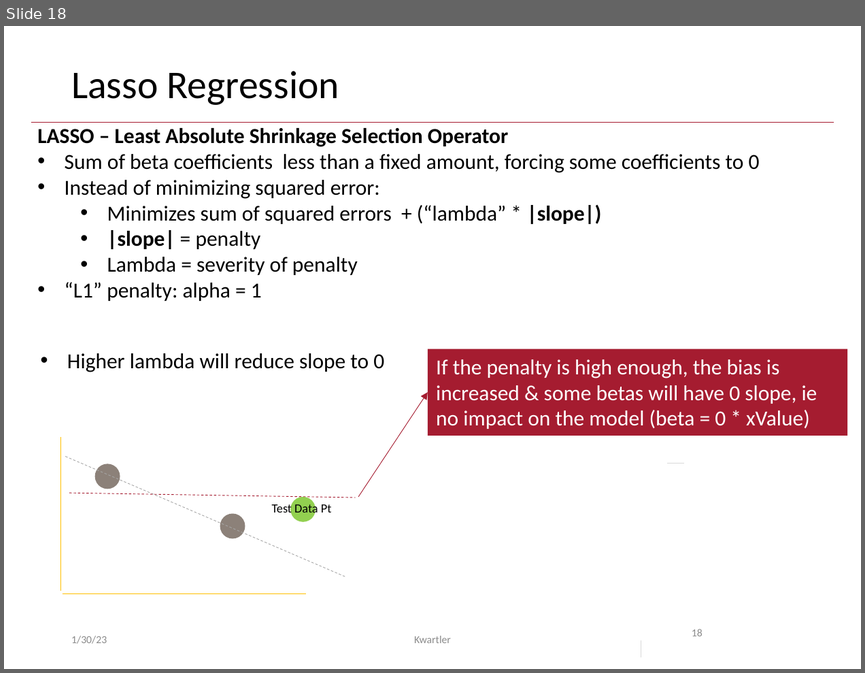
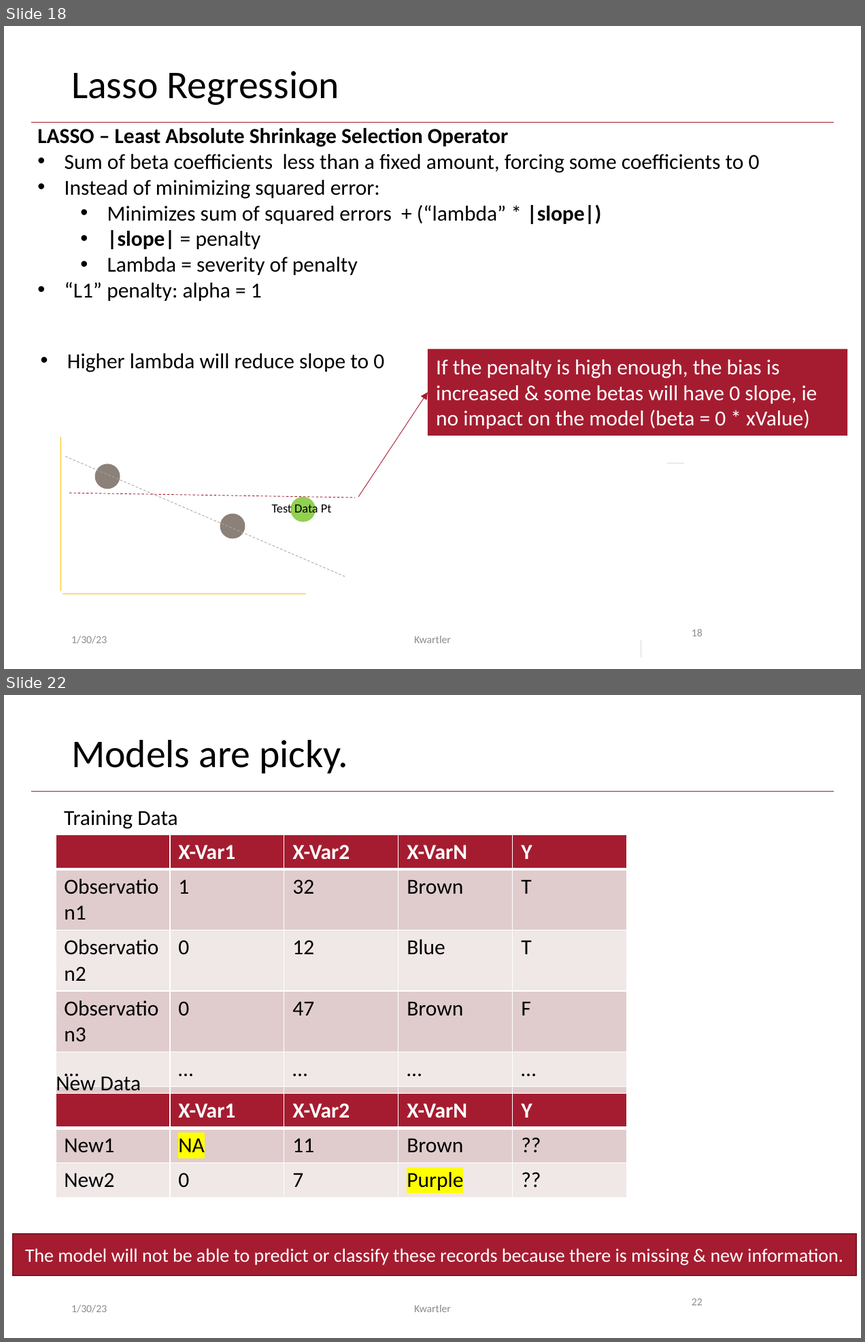
Before and after one commit to kwartler/Odum_Feb_23, a slide deck: lessons/Feb10/Class3C_document_classification.pptx. Shown one above the other, each under a label of ours: slide 18 before the commit, slides 18 and 22 after it; the slides between them are not shown. The pictures are 865x673 and 865x1342 pixels, drawn with LibreOffice and Linux fonts; fonts in the diff are those of the drawing. Boxes give left, top, right and bottom in pixels: in the first picture for what was removed or moved away, otherwise in the second. Text is boxed around its words. In the diff, an @@ line names an element or a change of style, - is before the commit and + after.

```diff
--- a/lessons/Feb10/Class3C_document_classification.pptx
+++ b/lessons/Feb10/Class3C_document_classification.pptx
@@ slide 22 added at <box>4,695,861,1338</box>, background #FFFFFF; not listed: 1 template element that a slide beside it also shows @@
@@ title added at <box>71,740,348,774</box>, 33 pt, text #000000 @@
+Models are picky.
@@ text added at <box>64,810,177,829</box>, 18 pt, text #000000 @@
+Training Data
@@ table added at <box>56,834,626,1155</box>, 6 rows, 5 columns @@
+ | X-Var1 | X-Var2 | X-VarN | Y
+Observation1 | 1 | 32 | Brown | T
+Observation2 | 0 | 12 | Blue | T
+Observation3 | 0 | 47 | Brown | F
+… | … | … | … | …
+ObservationN | 1 | 11 | Brown | T
@@ text added at <box>56,1072,141,1095</box>, 18 pt, text #000000 @@
+New Data
@@ table added at <box>56,1093,626,1198</box>, 3 rows, 5 columns @@
+ | X-Var1 | X-Var2 | X-VarN | Y
+New1 | NA | 11 | Brown | ??
+New2 | 0 | 7 | Purple | ??
@@ rectangle added at <box>13,1234,855,1275</box>, fill #A51C30, outline #7A1524 1 pt, 16 pt, text #FFFFFF @@
+The model will not be able to predict or classify these records because there is missing & new information.
@@ text added at <box>71,1304,107,1312</box>, 9 pt, text #8C8C8C @@
+1/30/23
@@ text added at <box>414,1304,451,1312</box>, 9 pt, text #8C8C8C @@
+Kwartler
@@ page number added at <box>691,1298,702,1305</box>, 9 pt, text #8C8C8C @@
+22
```
Also in this commit, not shown: 1 slide changed, 6 other slides added, 5 other files.
